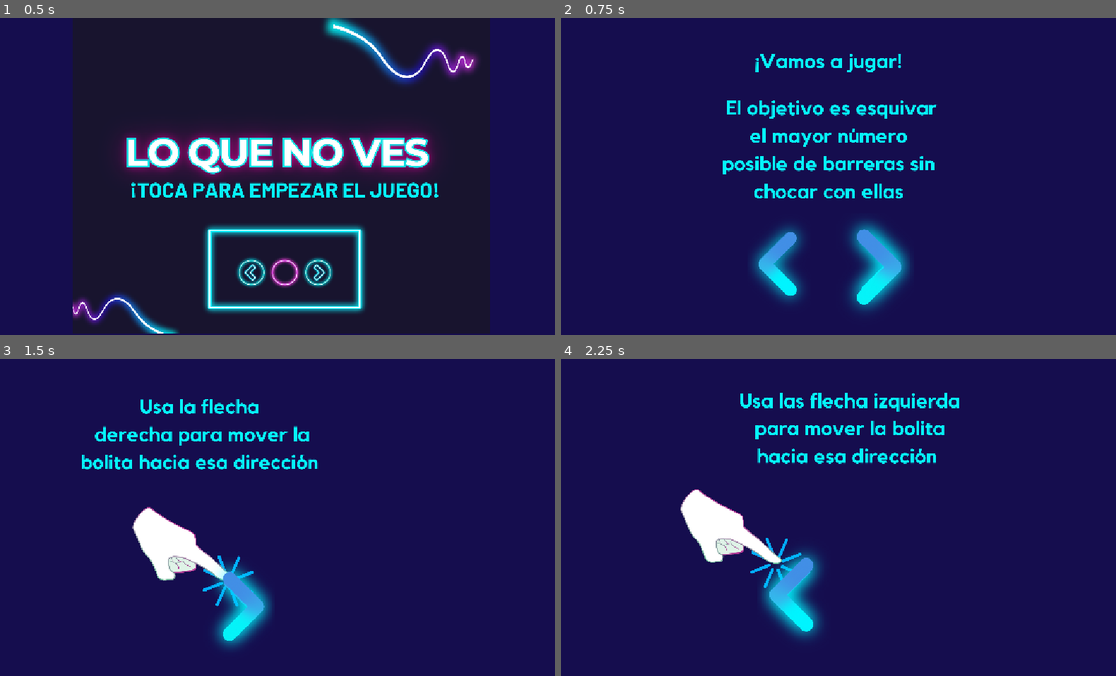
Above: before the commit, frames 1-4 (two rows, left to right).
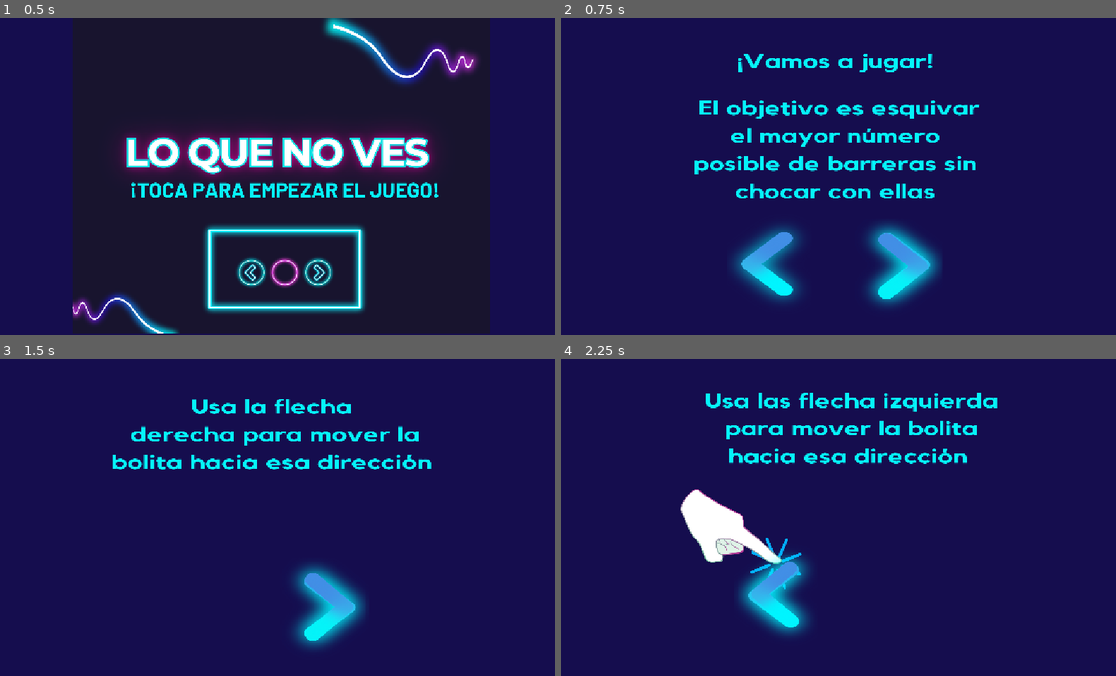
Above: after the commit, the same moments.

Repository: phipex/loquenoves
Game: Godot game, scene res://scenes/inicio/Inicio.tscn
Two runs of this game, one before a commit and one after it. Both use one fixed random seed, a clock stepped at 60 frames per second and the inputs below.
Inputs (mouse positions are in pixels of both pictures, inside the frame that each line leads up to; where the layout moved, square brackets give the same spot in the first picture):
- Up to frame 1 (0.5 s): no input
- Up to frame 2 (0.75 s): click (844, 176) at 0.5 s
- Up to frame 3 (1.5 s): click (277, 606) [255, 606] at 1.25 s
- Up to frame 4 (2.25 s): click (827, 606) [749, 606] at 2 s

Frame 1 is identical in both runs. In frame 2, 9.0% of the frame differs, in the area x 24-76%, y 11-93%; in frame 3, 9.8%, in the area x 14-78%, y 12-92%; in frame 4, 5.8%.

Commit message:
feat: juego funcional inicio justificado sin mano

Diff:
--- a/scenes/gameplay/Gameplay.tscn
+++ b/scenes/gameplay/Gameplay.tscn
@@ -62,19 +62,20 @@
 offset_bottom = 4833.0
 scale = Vector2(0.0244927, 0.0244927)
 
+[node name="LabelTiempo" type="Label" parent="CanvasLayerUI/HBoxContainerInfo"]
+layout_mode = 0
+offset_left = 4246.0
+offset_top = 122.0
+offset_right = 15678.0
+offset_bottom = 2735.0
+text = "fdfdfddf"
+
 [node name="TextureRectIconoReloj" type="TextureRect" parent="CanvasLayerUI/HBoxContainerInfo"]
 layout_mode = 2
 offset_left = 82.0
 offset_right = 3960.0
 offset_bottom = 3062.0
 texture = ExtResource("4_ytj2m")
-
-[node name="LabelTiempo" type="Label" parent="CanvasLayerUI/HBoxContainerInfo"]
-layout_mode = 0
-offset_left = 4246.0
-offset_top = 122.0
-offset_right = 15678.0
-offset_bottom = 2735.0
 
 [node name="LabelPuntaje" type="Label" parent="CanvasLayerUI/HBoxContainerInfo"]
 layout_mode = 0
--- a/scenes/inicio/Inicio.tscn
+++ b/scenes/inicio/Inicio.tscn
@@ -15,6 +15,8 @@
 [ext_resource type="Texture2D" uid="uid://1ghi1di6511c" path="res://assets/graphics/el juego empezara.png" id="10_pjmwy"]
 [ext_resource type="Texture2D" uid="uid://c1e00w7cbeyhm" path="res://assets/graphics/conteo 3.png" id="11_qah25"]
 [ext_resource type="Shortcut" uid="uid://bfiw12hjqgm4c" path="res://W-izq.tres" id="12_sif4j"]
+
+[sub_resource type="SpriteFrames" id="SpriteFrames_sif4j"]
 
 [sub_resource type="SpriteFrames" id="SpriteFrames_pjmwy"]
 animations = [{
@@ -66,13 +68,11 @@
 stretch_mode = 0
 
 [node name="PanelTutorialPag2" type="Control" parent="."]
-visible = false
 anchors_preset = 0
 
 [node name="TextureRectTextoPag2" type="TextureRect" parent="PanelTutorialPag2"]
-layout_mode = 2
-offset_left = 131.0
-offset_right = 2131.0
+layout_mode = 1
+offset_right = 2667.0
 offset_bottom = 1512.0
 scale = Vector2(0.432737, 0.432737)
 size_flags_horizontal = 0
@@ -82,11 +82,11 @@
 
 [node name="ButtonContinuarPag2" type="TextureButton" parent="PanelTutorialPag2"]
 layout_mode = 0
-offset_left = 254.0
-offset_top = 289.0
-offset_right = 2254.0
-offset_bottom = 1801.0
-scale = Vector2(0.289035, 0.289035)
+offset_left = 261.0
+offset_top = 315.0
+offset_right = 2261.0
+offset_bottom = 1827.0
+scale = Vector2(0.318427, 0.252733)
 size_flags_horizontal = 0
 size_flags_vertical = 0
 size_flags_stretch_ratio = 0.0
@@ -102,23 +102,23 @@
 
 [node name="TextureRectTextoPag3" type="TextureRect" parent="PanelTutorialPag3"]
 layout_mode = 2
-offset_right = 2000.0
+offset_right = 2692.0
 offset_bottom = 1512.0
 texture = ExtResource("7_1gr4y")
 
 [node name="AnimatedSprite2DManoDer" type="AnimatedSprite2D" parent="PanelTutorialPag3"]
 position = Vector2(924.477, 903.571)
 scale = Vector2(0.332376, 0.332376)
-sprite_frames = SubResource("SpriteFrames_pjmwy")
-frame_progress = 0.514381
+sprite_frames = SubResource("SpriteFrames_sif4j")
+frame_progress = 0.48436
 
 [node name="ButtonContinuarPag3" type="TextureButton" parent="PanelTutorialPag3"]
 layout_mode = 2
-offset_left = 318.224
-offset_top = 708.456
-offset_right = 2318.22
-offset_bottom = 2220.46
-scale = Vector2(0.613669, 0.613669)
+offset_left = 576.056
+offset_top = 713.101
+offset_right = 2576.05
+offset_bottom = 2225.1
+scale = Vector2(0.71727, 0.609717)
 shortcut = ExtResource("7_1dh67")
 texture_normal = ExtResource("6_btuh2")
 
@@ -131,25 +131,26 @@
 offset_bottom = 1509.0
 scale = Vector2(0.431024, 0.431024)
 
-[node name="TextureRectTextoPag4" type="TextureRect" parent="PanelTutorialPag4"]
-layout_mode = 2
-offset_right = 2000.0
-offset_bottom = 1512.0
-texture = ExtResource("8_rwlf0")
-
 [node name="AnimatedSprite2DManoIzq" type="AnimatedSprite2D" parent="PanelTutorialPag4"]
 position = Vector2(510.412, 823.62)
 scale = Vector2(0.332376, 0.332376)
 sprite_frames = SubResource("SpriteFrames_pjmwy")
 frame_progress = 0.514381
 
+[node name="TextureRectTextoPag4" type="TextureRect" parent="PanelTutorialPag4"]
+layout_mode = 2
+offset_left = -341.0
+offset_right = 2318.0
+offset_bottom = 1512.0
+texture = ExtResource("8_rwlf0")
+
 [node name="ButtonContinuarPag4" type="TextureButton" parent="PanelTutorialPag4"]
 layout_mode = 2
-offset_left = 403.69
-offset_top = 628.735
-offset_right = 2403.69
-offset_bottom = 2140.74
-scale = Vector2(0.655558, 0.655558)
+offset_left = 303.927
+offset_top = 689.057
+offset_right = 2303.93
+offset_bottom = 2201.06
+scale = Vector2(0.686927, 0.571132)
 shortcut = ExtResource("12_sif4j")
 texture_normal = ExtResource("9_d17nt")
 
@@ -164,15 +165,16 @@
 
 [node name="TextureRectTextoEmpezara" type="TextureRect" parent="PanelCuentaRegresiva"]
 layout_mode = 2
-offset_left = 11.6183
-offset_top = -295.105
-offset_right = 2011.62
-offset_bottom = 1216.89
+offset_left = -339.0
+offset_top = -295.0
+offset_right = 2317.0
+offset_bottom = 1217.0
 texture = ExtResource("10_pjmwy")
 
 [node name="TextureRectNumeroConteo" type="TextureRect" parent="PanelCuentaRegresiva"]
 layout_mode = 2
-offset_right = 2000.0
+offset_left = -342.0
+offset_right = 2305.0
 offset_bottom = 1512.0
 texture = ExtResource("11_qah25")
 
Not shown, added: assets/graphics/descarga.png.import
Not shown: 1 places in scenes/inicio/Inicio.tscn that only renumber resources
Not shown, added: assets/graphics/descarga.png
